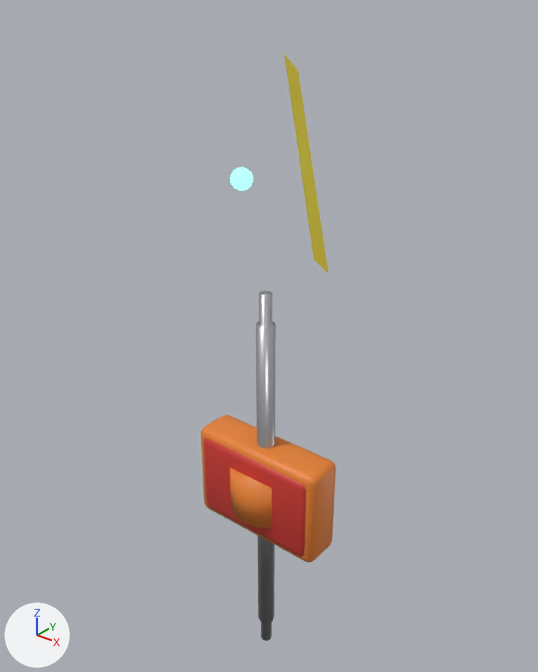
One commit to the glTF model island/assets/props/items.glb: the scene before it, then after it.
Both versions are drawn from a 50 mm camera at (0.642, -0.795, 0.774) aimed at (-0.02, 0.033, 0.261). Lighting does not change. The marker at lower left points along +X, +Y and +Z. The older version comes first. Where no turn or scale is listed for an object, it has been applied to the vertices. Vertices at exactly the same position are counted once.

The older version as bpy lines, for what is in view:
```python
ob_aidkit = bpy.data.objects.new('aidkit', me_aid)
ob_aidkit.location = (0.0, 0.0, 0.0)
ob_decoy = bpy.data.objects.new('decoy', me_decoy)
ob_decoy.location = (0.0, 0.0, 0.048)
ob_memo = bpy.data.objects.new('memo', me_case)
ob_memo.location = (0.0, 0.013, 0.165)
ob_memo.scale = (0.515, 0.515, 0.515)
ob_sonar = bpy.data.objects.new('sonar', me_sonarstake)
ob_sonar.location = (0.0, -0.002, 0.122)
```
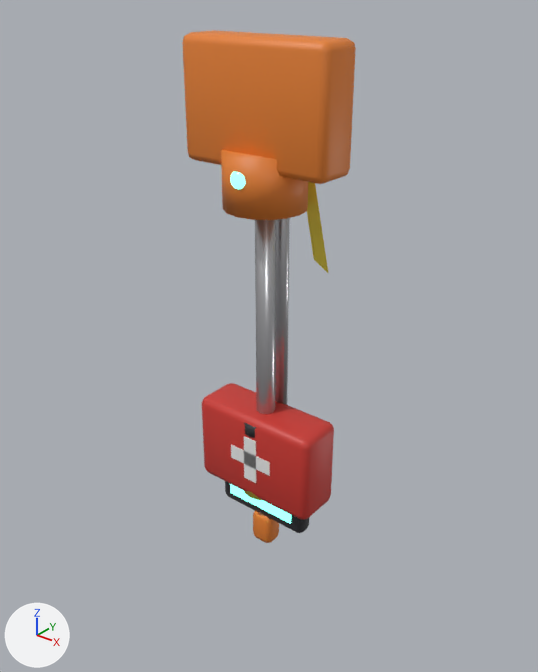
Where the newer file only moved an object's origin or applied its transform, the numbers keep the older frame.

Edits to the scene script, one JSON object a line:
```json
{"block": "me_decoy", "where": "# used by ob_decoy; location = (0.0, 0.0, 0.048)"}
{"op": "remove", "block": "me_decoy", "code": "me_decoy.from_pydata(...)  # 426 vertices, 840 faces; spans x -0.042..0.042, y -0.042..0.042, z -0.108..0.108"}
{"op": "add", "block": "me_decoy", "code": "me_decoy.from_pydata(...)  # 426 vertices, 840 faces; spans x -0.042..0.042, y -0.042..0.042, z -0.048..0.108"}
{"block": "me_decoy", "change": "me_decoy part 1: the loose piece of 32 vertices spanning x -0.04..0.04, y -0.04..0.04, z -0.108..0.011 is moved by (0.0, 0.0, 0.06)"}
{"block": "me_decoy", "change": "me_decoy part 2: the loose piece of 32 vertices spanning x -0.042..0.042, y -0.042..0.042, z -0.058..-0.038 is moved by (0.0, 0.0, 0.13)"}
{"block": "me_case", "where": "# used by ob_memo; location = (0.0, 0.013, 0.165); scale = (0.515, 0.515, 0.515)"}
{"op": "remove", "block": "me_case", "code": "me_case.from_pydata(...)  # 76 vertices, 138 faces; spans x -0.23..0.23, y -0.09..0.09, z -1.0..1.0"}
{"op": "add", "block": "me_case", "code": "me_case.from_pydata(...)  # 76 vertices, 138 faces; spans x -0.34..0.34, y -0.13..0.13, z -1.0..1.0"}
{"block": "me_case", "change": "me_case part 3: the loose piece of 56 vertices spanning x -0.23..0.23, y -0.09..0.04, z -0.49..-0.16 is scaled about its middle by 1.46, then moved by (0.0, -0.01, 1.08)"}
{"block": "me_case", "change": "me_case part 4: the loose piece of 16 vertices spanning x -0.02..0.02, y -0.04..0.0, z -1.0..0.36 is scaled about its middle by 1.46, then moved by (0.0, 0.1, 0.31)"}
{"block": "me_case", "change": "me_case part 5"}
{"op": "set", "path": "me_case.vertices[72].co", "old": "(0.0, 0.05, 1.0)", "new": "(0.0, 0.08, 0.93)", "note": "pixel (284, 53) -> not seen"}
{"op": "set", "path": "me_case.vertices[73].co", "old": "(0.1, 0.07, 0.46)", "new": "(0.14, 0.11, 0.13)", "note": "pixel (313, 259)"}
{"op": "set", "path": "me_case.vertices[74].co", "old": "(0.14, 0.09, 0.42)", "new": "(0.2, 0.13, 0.08)", "note": "pixel (328, 273)"}
{"op": "set", "path": "me_case.vertices[75].co", "old": "(0.04, 0.06, 0.96)", "new": "(0.06, 0.09, 0.87)", "note": "pixel (298, 70) -> not seen"}
{"block": "me_sonarstake", "where": "# used by ob_sonar; location = (0.0, -0.002, 0.122)"}
{"op": "remove", "block": "me_sonarstake", "code": "me_sonarstake.from_pydata(...)  # 410 vertices, 808 faces; spans x -0.06..0.06, y -0.063..0.063, z -0.422..0.422"}
{"op": "add", "block": "me_sonarstake", "code": "me_sonarstake.from_pydata(...)  # 410 vertices, 808 faces; spans x -0.06..0.06, y -0.062..0.062, z -0.222..0.438"}
{"block": "me_sonarstake", "change": "me_sonarstake part 6: the loose piece of 16 vertices spanning x -0.015..0.015, y -0.012..0.017, z -0.422..0.177 is moved by (0.0, 0.0, 0.2)"}
{"block": "me_sonarstake", "change": "me_sonarstake part 7: the loose piece of 32 vertices spanning x -0.06..0.06, y -0.058..0.063, z -0.162..-0.082 is moved by (0.0, 0.0, 0.52)"}
{"block": "me_sonarstake", "change": "other edits to the shape of me_sonarstake do not show in these pictures"}
{"op": "set", "path": "ob_aidkit.location", "old": "(0.0, 0.0, 0.0)", "new": "(0.0, 0.0, 0.075)"}
{"op": "set", "path": "ob_memo.location", "old": "(0.0, 0.013, 0.165)", "new": "(0.0, 0.013, 0.352)"}
{"op": "set", "path": "ob_memo.scale", "old": "(0.515, 0.515, 0.515)", "new": "(0.352, 0.352, 0.352)"}
```

Boxes (x1, y1, x2, y2) around the edits, measured in the pictures (538 x 672 px; the box of a moved part takes in the faces that stretch with it):
```json
{"object": "memo", "change": "reshaped, moved, rescaled", "before": [201, 54, 336, 641], "after": [182, 30, 356, 405]}
{"object": "aidkit", "change": "moved", "before": [203, 438, 306, 556], "after": [202, 383, 334, 520]}
{"object": "sonar", "change": "reshaped", "before": [230, 168, 276, 623], "after": [221, 150, 308, 516]}
{"part": 1, "of": "me_decoy", "change": "moved or reshaped", "after": [244, 491, 261, 500], "on screen": "not visible before"}
{"part": 2, "of": "me_decoy", "change": "moved or reshaped", "after": [244, 423, 256, 438], "on screen": "not visible before"}
{"part": 3, "of": "me_case", "change": "moved or reshaped", "before": [201, 415, 336, 562], "after": [182, 30, 356, 184]}
{"part": 4, "of": "me_case", "change": "moved or reshaped", "before": [259, 291, 272, 641], "after": [275, 218, 290, 405]}
{"part": 5, "of": "me_case", "change": "moved or reshaped", "before": [284, 54, 328, 273], "after": [307, 182, 329, 274]}
{"part": 6, "of": "me_sonarstake", "change": "moved or reshaped", "before": [256, 321, 276, 623], "after": [255, 220, 276, 516]}
{"part": 7, "of": "me_sonarstake", "change": "moved or reshaped", "before": [230, 468, 272, 528], "after": [221, 150, 308, 220]}
{"object": "scanner", "change": "unchanged, uncovered by the edit", "after": [225, 481, 309, 543]}
```
